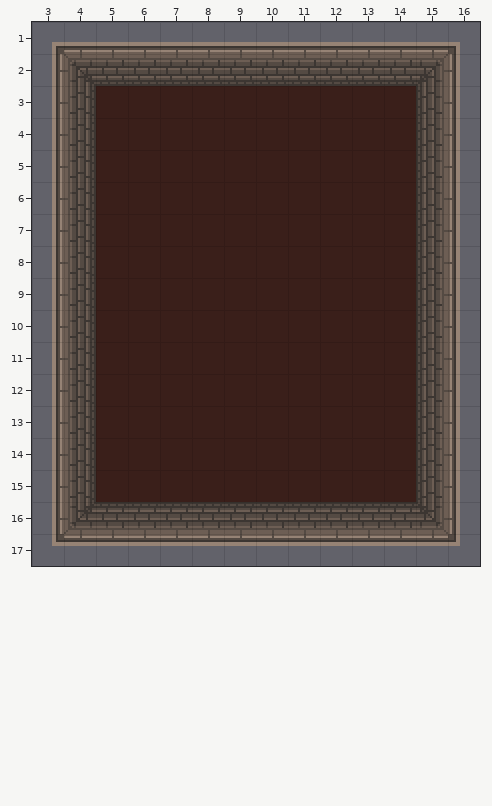
One commit to this Tiled map: assets/tiled/3.tmx. Above is the file before it was changed.
Cells are 16x16 px. Shown: x 3..16, y 1..17. The old version is drawn lined up with the new one.
The result:
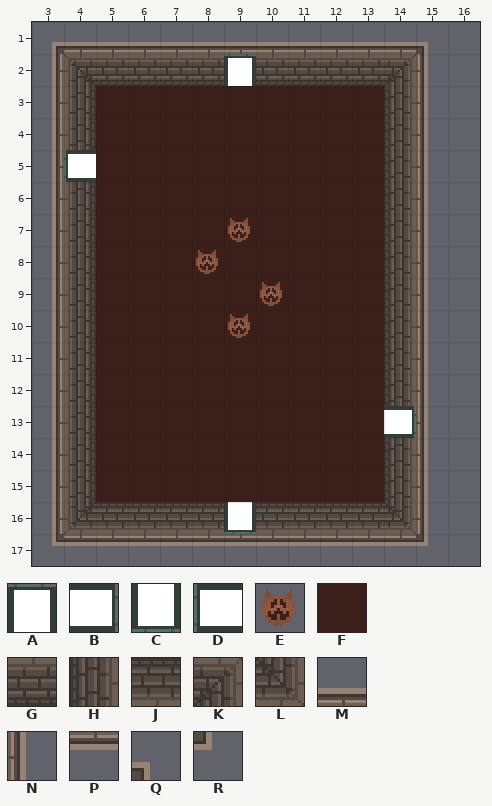
Key: from "entity": A 0, B 1, C 2, D 3, E 4; from "generic_lvl": F 0, G 1, H 2, J 3, K 5, L 6, M 13, N 14, P 15, Q 17, R 18.
_ is an empty cell, # one hidden under a higher layer.
Tiles replaced or removed in this view: F, G, H, J, K, L, M, N, P, Q, R.
Tiles of an added or newly shown layer are drawn over the layers below it.
Change:
Changed rows in their new state; . is an unchanged cell.
map size 20x20 -> 19x19 cells
Layer "tiles":
first column x 14:
 1 .Q_
 2 KN_
 3 HN_
 4 HN_
 5 HN_
 6 HN_
 7 HN_
 8 HN_
 9 HN_
10 HN_
11 HN_
12 HN_
13 #N_
14 HN_
15 HN_
16 LN_
17 .R_
Layer "objects" (added):
first column x 4:
 2 .....A.....
 5 D..........
 7 .....E.....
 8 ....E......
 9 ......E....
10 .....E.....
13 ..........B
16 .....C.....
